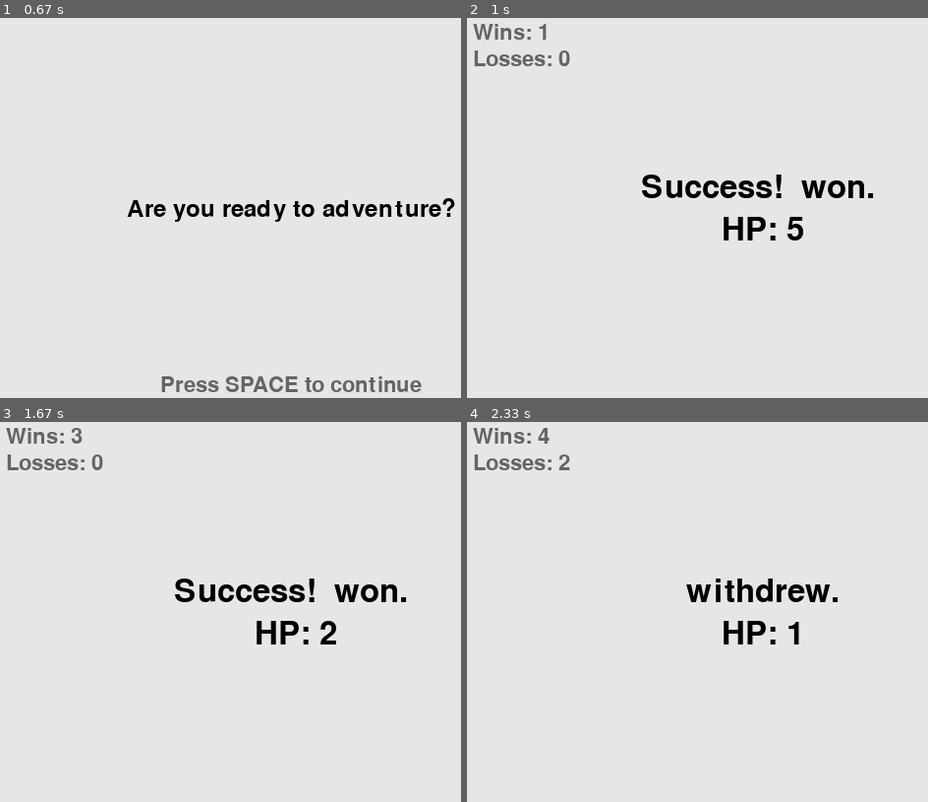
Above: before the commit, frames 1-4 (two rows, left to right).
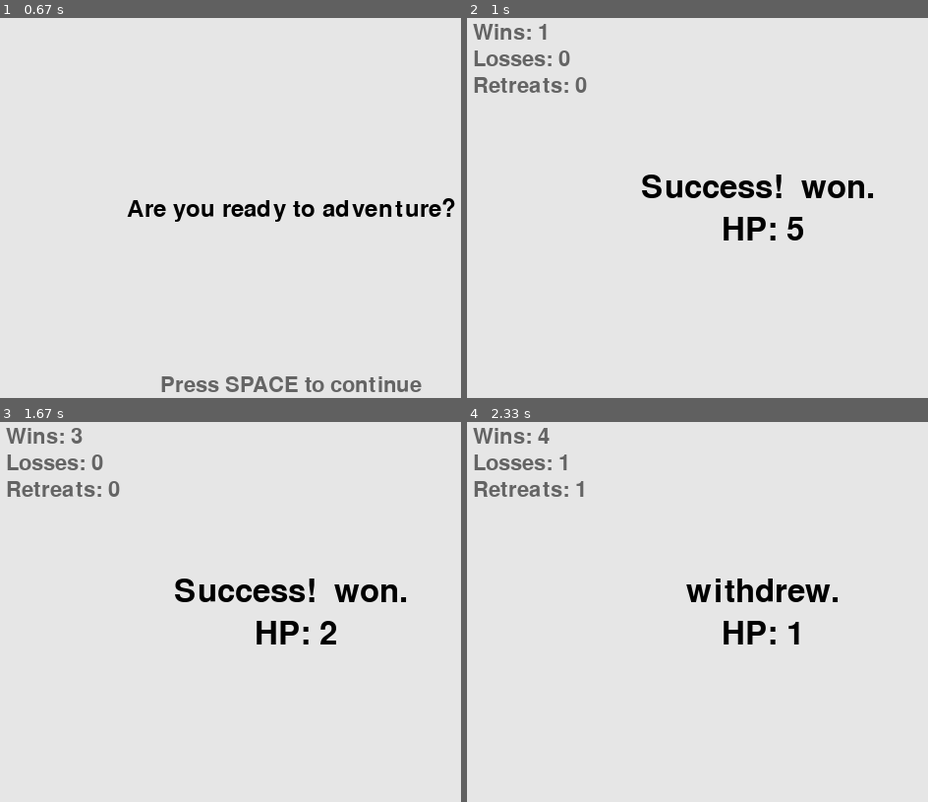
Above: after the commit, the same moments.

Repository: Josef-Gray/adorable-hopelessness
Game: pygame game, started from adhop.py
The game is run twice, just before and just after one commit, with the same random seed, the same clock (stepped at 60 frames per second) and the same inputs.
Inputs (mouse positions are in pixels of both pictures, inside the frame that each line leads up to):
- Up to frame 1 (0.67 s): tap Enter at 0.33 s
- Up to frame 2 (1 s): tap Space at 0.67 s
- Up to frame 3 (1.67 s): click (106, 555) at 1.05 s; tap Space at 1.4 s
- Up to frame 4 (2.33 s): tap Space at 1.7 s; click (771, 482) at 1.93 s; click (729, 714) at 2.27 s

Frame 1 is identical in both runs. In frame 2, 0.5% of the frame differs, in the area x 1-27%, y 15-20%; in frame 3, 0.5%; in frame 4, 0.5%, in the area x 1-26%, y 8-20%.

Commit message:
Display result stats correctly.

Diff:
--- a/adhop.py
+++ b/adhop.py
@@ -12,8 +12,10 @@
     mission_result = mission.resolve_combat(avatar)
     if mission_result is True:
         stats['wins'] += 1
+    elif mission_result is False:
+        stats['losses'] += 1
     else:
-        stats['losses'] += 1
+        stats['retreats'] += 1
     return mission_result
 
 
@@ -68,9 +70,17 @@
     losses_image_rect.top = wins_image_rect.bottom + 5
     losses_image_rect.left = 10
 
+    # Render retreats text and position below wins.
+    retreats_image = font.render(
+            "Retreats: " + str(stats['retreats']), True, text_color)
+    retreats_image_rect = retreats_image.get_rect()
+    retreats_image_rect.top = losses_image_rect.bottom + 5
+    retreats_image_rect.left = 10
+
     # Draw stats.
     screen.blit(wins_image, wins_image_rect)
     screen.blit(losses_image, losses_image_rect)
+    screen.blit(retreats_image, retreats_image_rect)
 
 
 def main():
@@ -90,7 +100,7 @@
     # Ready to adventure?
     setup.player_ready(screen, bg_color)
 
-    stats = {'wins': 0, 'losses': 0}
+    stats = {'wins': 0, 'losses': 0, 'retreats': 0}
     mission = Mission()
     mission_result = run_combat(avatar, mission, stats)
 
